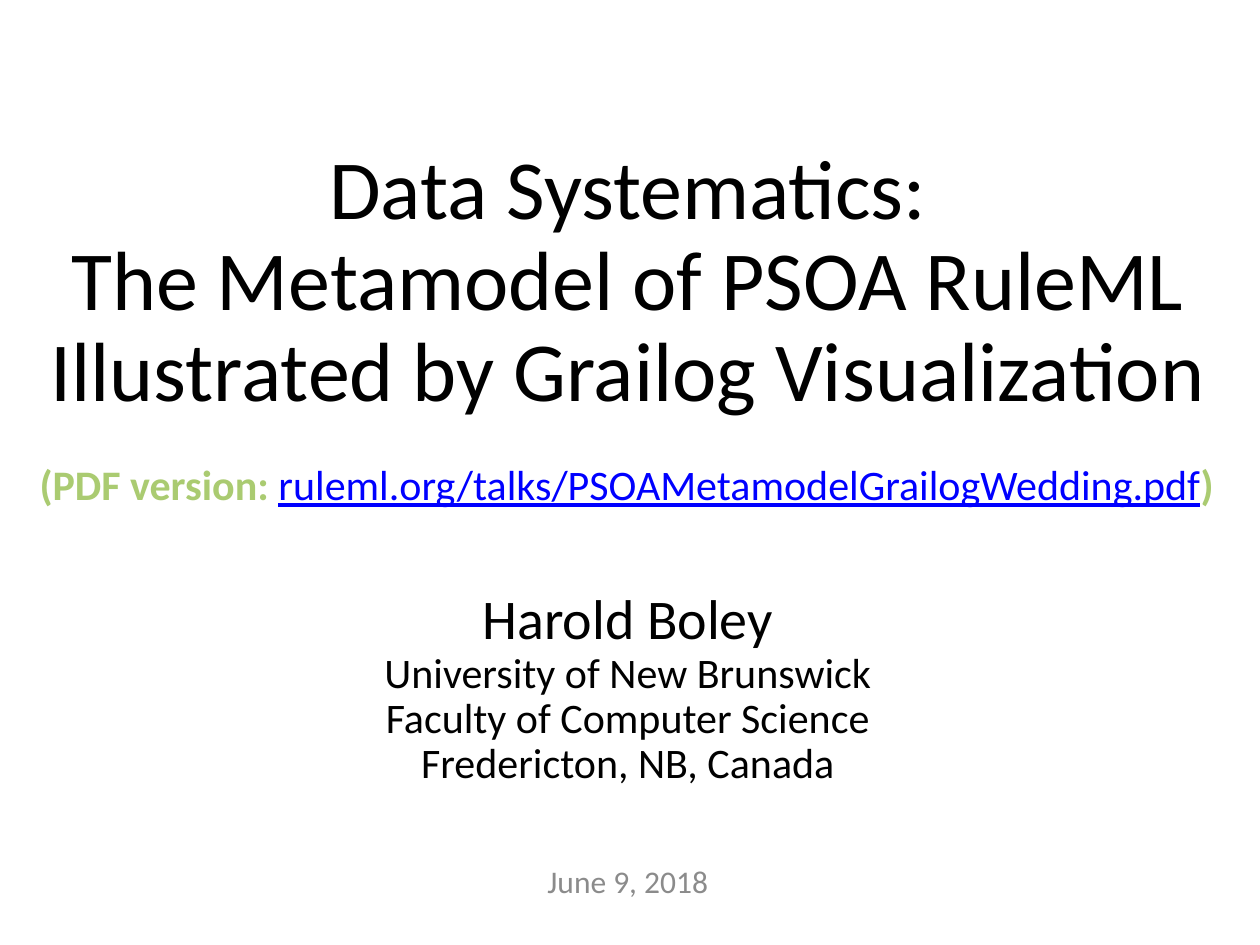
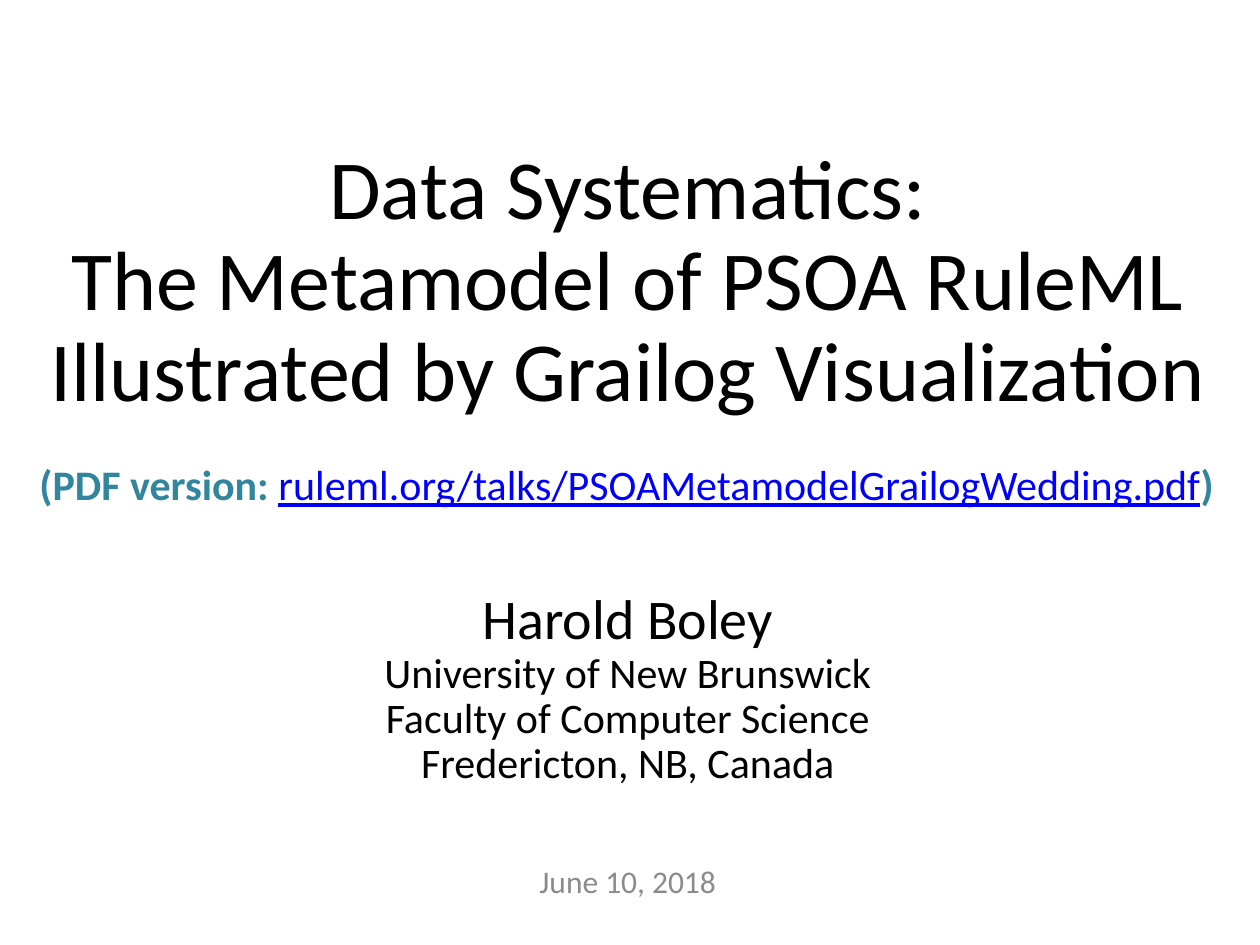
Before and after one commit to RuleML/ruleml-website, a slide deck: slide 1 of talks/PSOAMetamodelGrailogWedding.pptx. Drawn at 1260x945 pixels with LibreOffice and Linux fonts; fonts in the diff are those of the drawing. Boxes give left, top, right and bottom in pixels: in the first picture for what was removed or moved away, otherwise in the second. Text is boxed around its words. In the diff, an @@ line names an element or a change of style, - is before the commit and + after.

```diff
--- a/talks/PSOAMetamodelGrailogWedding.pptx
+++ b/talks/PSOAMetamodelGrailogWedding.pptx
@@ text "(PDF version: ruleml.org/talks/PSOAMetamodelGrailogWedding.p ..." at (39,469,1213,508): text colour #ABCB72 to #31859C in "(PDF version: ruleml.org/talks/PSOAMetamodelGrailogWedding.p ..." @@
@@ subtitle at (539,871,716,897): text changed @@
-June 9, 2018
+June 10, 2018
```
Also in this commit, not shown: 5 other slides changed, 1 slide added, 1 other file.
